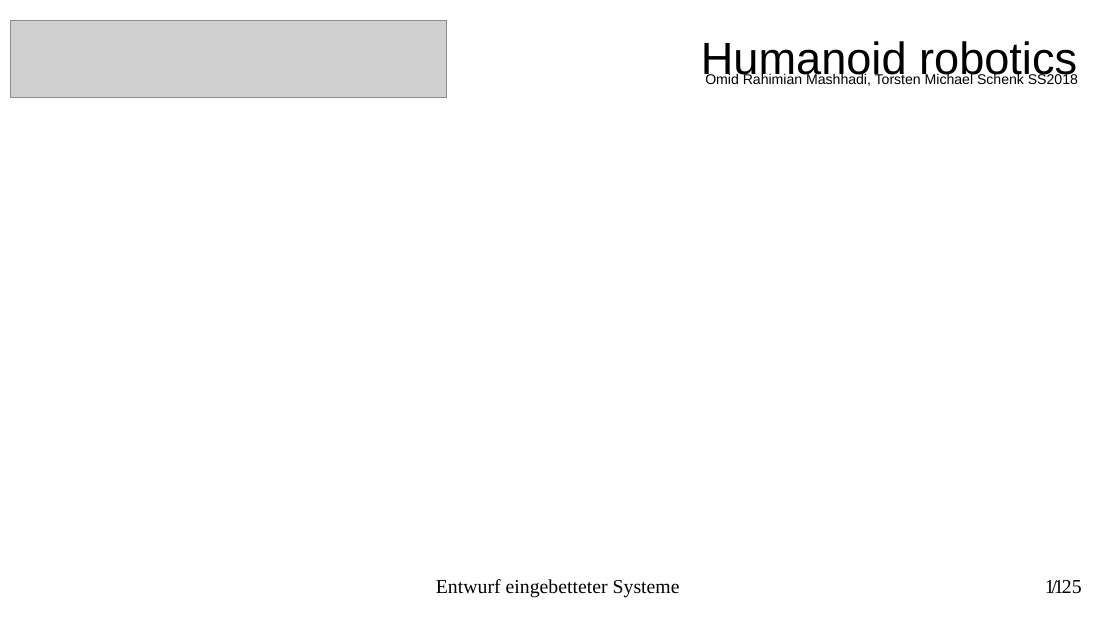
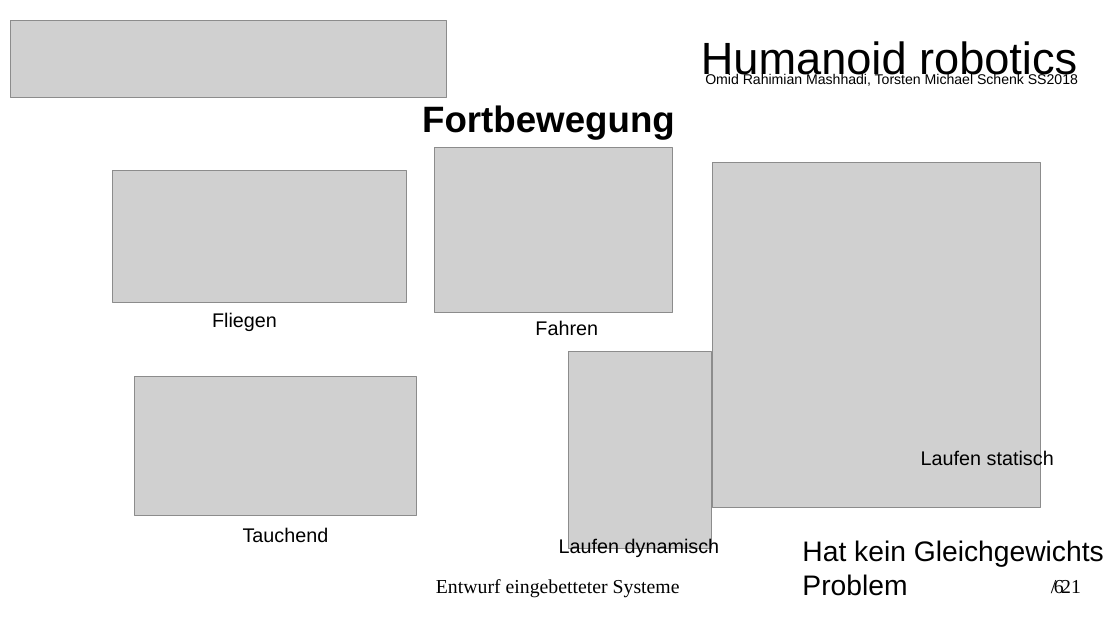
Before and after one commit to torstenschenk/beuth-avatar-ss2018, a slide deck: slide 6 of Presentation/HumanoideRobotic.odp (slide 11 before the commit). Drawn at 1120x630 pixels with LibreOffice and Linux fonts; fonts in the diff are those of the drawing; grey boxes stand for pictures. Boxes give left, top, right and bottom in pixels: in the first picture for what was removed or moved away, otherwise in the second. Text is boxed around its words. In the diff, an @@ line names an element or a change of style, - is before the commit and + after.

```diff
--- a/Presentation/HumanoideRobotic.odp
+++ b/Presentation/HumanoideRobotic.odp
@@ title added at (422,105,675,139), 26 pt, text #000000, bold @@
+Fortbewegung
@@ picture added at (435,147,673,313) @@
@@ picture added at (113,171,407,303) @@
@@ picture added at (712,163,1041,508) @@
@@ text added at (212,312,277,331), 14 pt, text #000000 @@
+Fliegen
@@ text added at (535,320,598,336), 14 pt, text #000000 @@
+Fahren
@@ picture added at (569,352,711,549) @@
@@ picture added at (134,376,417,515) @@
@@ text added at (921,450,1054,470), 14 pt, text #000000 @@
+Laufen statisch
@@ text added at (243,527,329,543), 14 pt, text #000000 @@
+Tauchend
@@ text added at (559,537,720,557), 14 pt, text #000000 @@
+Laufen dynamisch
@@ text added at (802,540,1104,596), 20 pt, text #000000 @@
+Hat kein Gleichgewichts Problem
@@ page number at (1054,580,1064,594): text changed @@
-11
+6
@@ text added at (1061,580,1081,593), 14 pt, text #000000 @@
+/ 21
@@ text removed at (1062,580,1082,594) @@
-/ 25
```
Also in this commit, not shown: 19 other slides changed, 4 slides removed, 8 other files.
